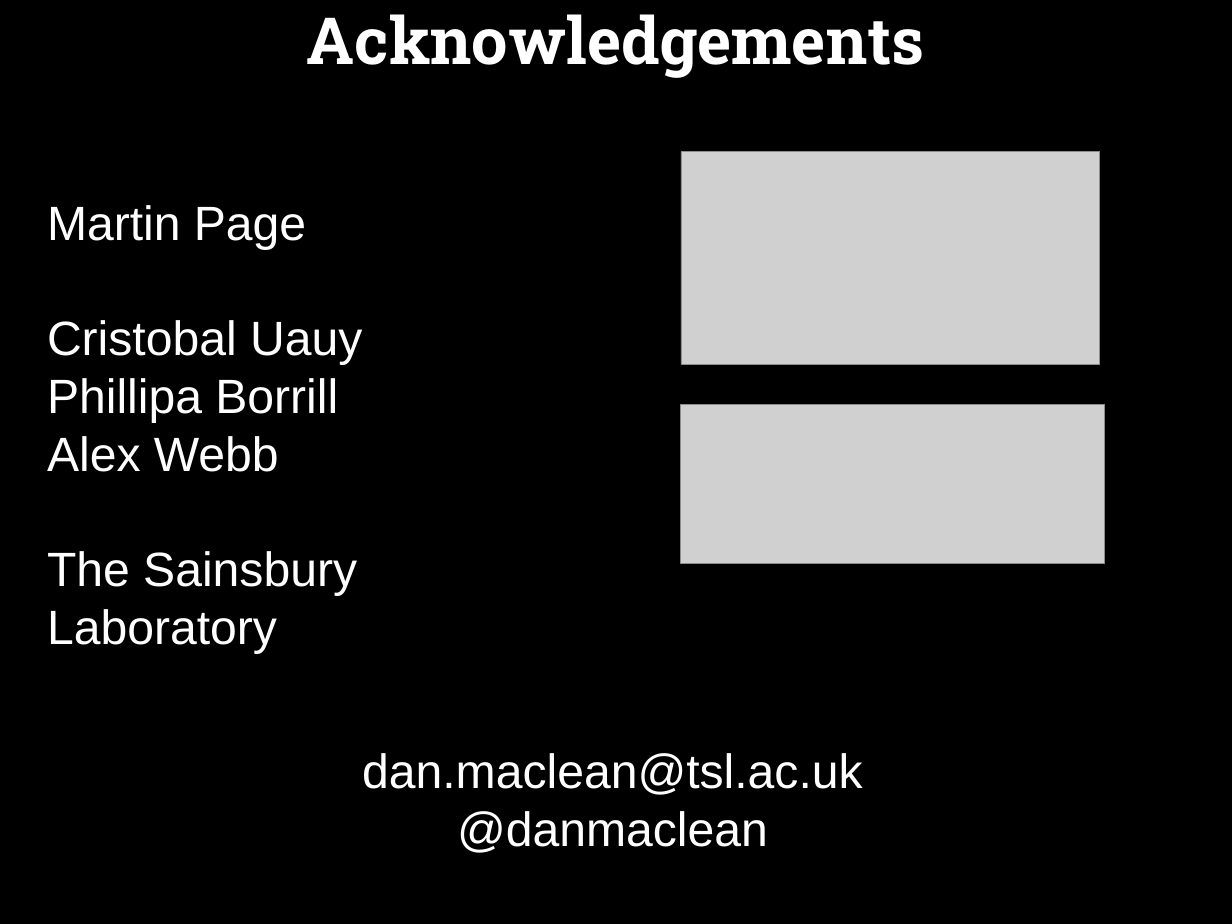
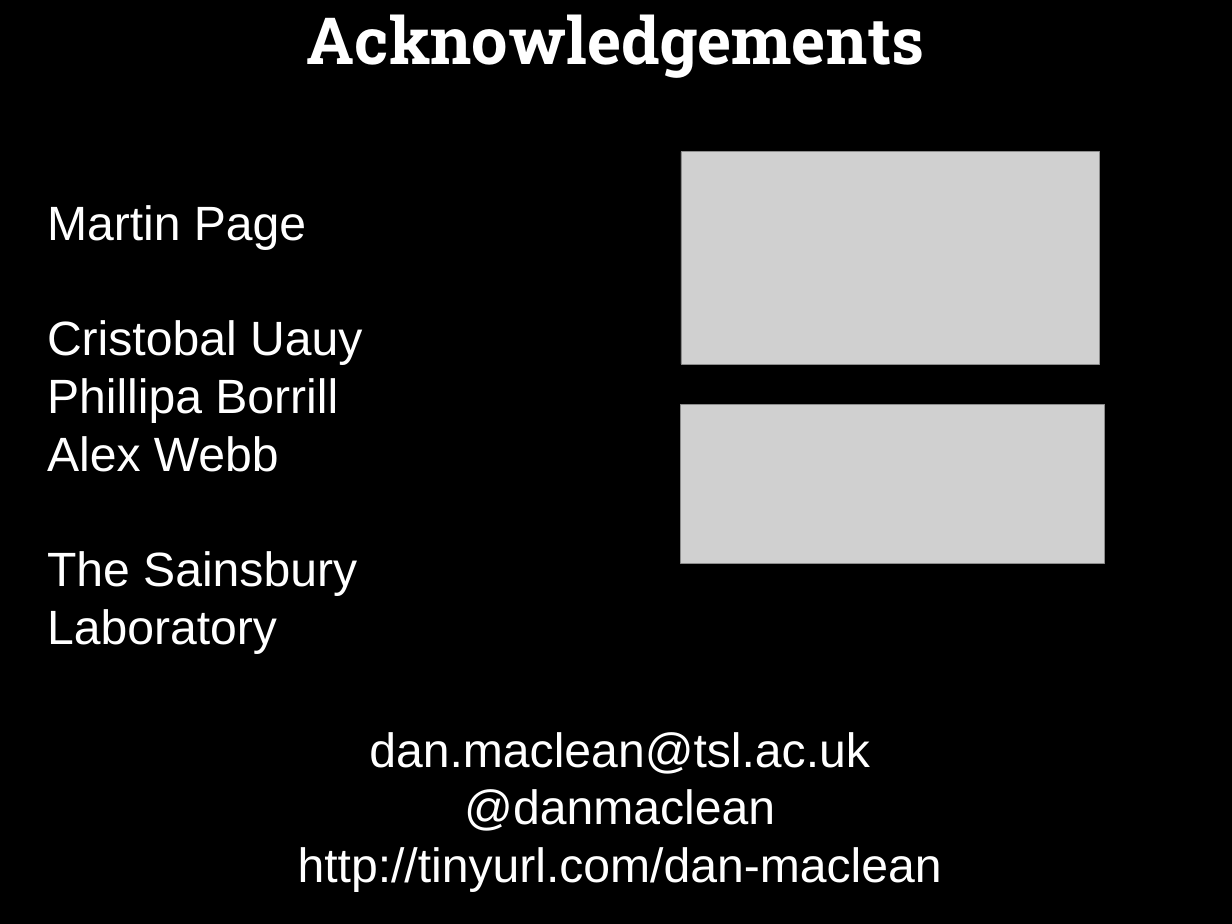
Before and after one commit to danmaclean/talks, a slide deck: slide 28 of agritecheast-2015/agritecheast.pptx. Drawn at 1232x924 pixels with LibreOffice and Linux fonts; fonts in the diff are those of the drawing; grey boxes stand for pictures; background and template pictures are left out. Boxes give left, top, right and bottom in pixels: in the first picture for what was removed or moved away, otherwise in the second. Text is boxed around its words. In the diff, an @@ line names an element or a change of style, - is before the commit and + after.

Commit message:
edits

```diff
--- a/agritecheast-2015/agritecheast.pptx
+++ b/agritecheast-2015/agritecheast.pptx
@@ text "dan.maclean@tsl.ac.uk": place and size @@
-text "dan.maclean@tsl.ac.uk" at bbox=[362, 753, 863, 853]
+text "dan.maclean@tsl.ac.uk" at bbox=[298, 732, 942, 892]
@@ text at bbox=[298, 847, 942, 892]: paragraph added @@
+http://tinyurl.com/dan-maclean
```
